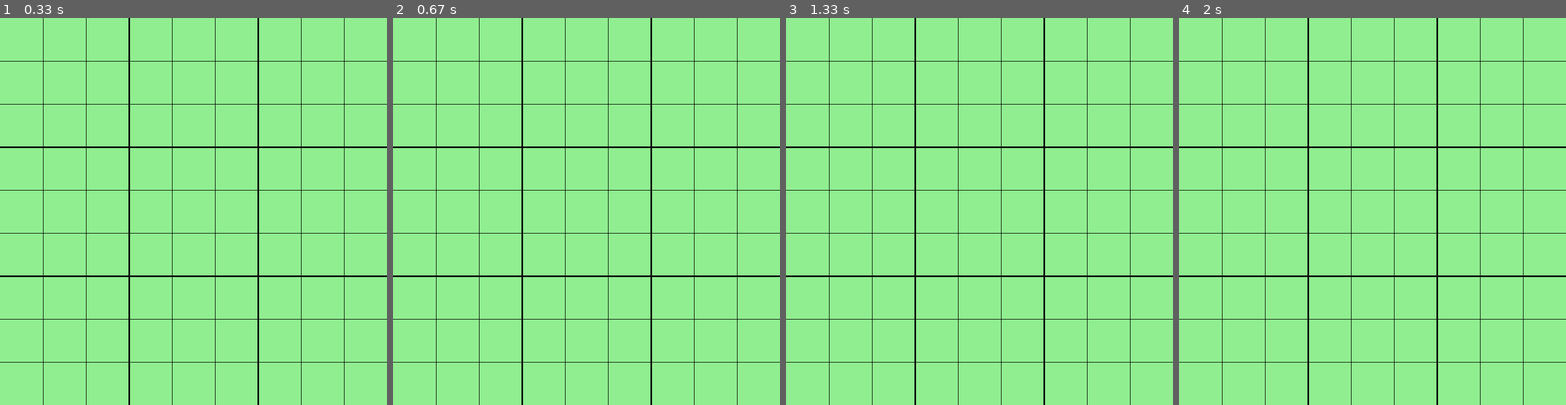
Above: before the commit, frames 1-4 (left to right).
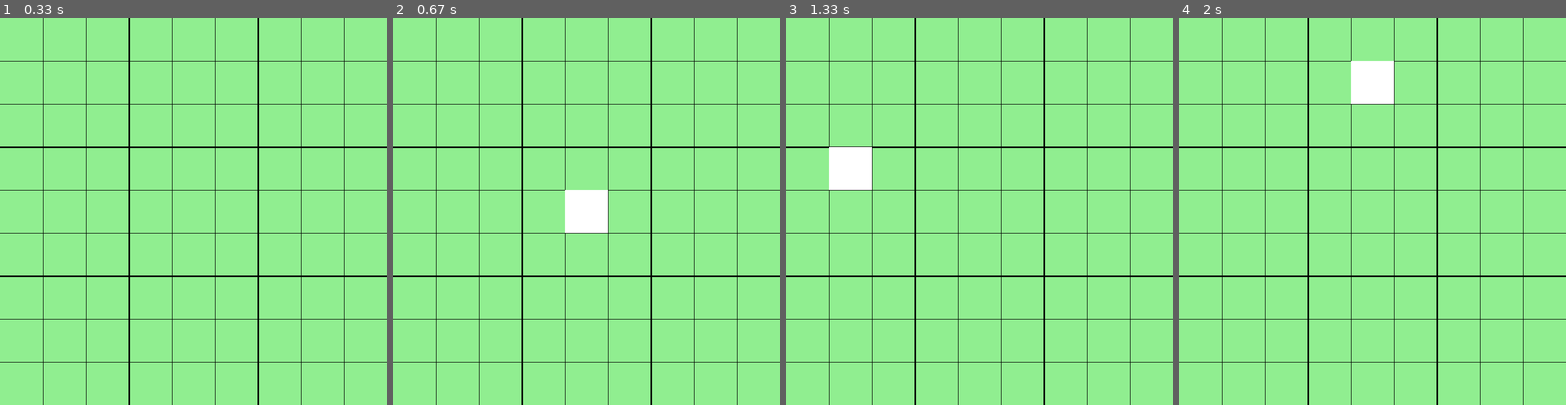
Above: after the commit, the same moments.

Repository: krintalbogdan/sudoku_pygame
Game: pygame game, started from main.py
The game is run twice, just before and just after one commit, with the same random seed, the same clock (stepped at 60 frames per second) and the same inputs.
Inputs (mouse positions are in pixels of both pictures, inside the frame that each line leads up to):
- Up to frame 1 (0.33 s): no input
- Up to frame 2 (0.67 s): click (586, 211) at 0.38 s
- Up to frame 3 (1.33 s): hold Esc 0.67-1.13 s; click (859, 153) at 1.22 s
- Up to frame 4 (2 s): click (1515, 346) at 1.55 s; click (1380, 79) at 1.88 s

Frame 1 is identical in both runs. In frame 2, 1.2% of the frame differs, in the area x 44-56%, y 44-56%; in frame 3, 1.2%; in frame 4, 1.2%.

Commit message:
added sketching and drawing for cells

Diff:
--- a/board.py
+++ b/board.py
@@ -45,13 +45,18 @@
         x = size[0] / 9
         y = size[1] / 9
         r = pygame.Rect(x*row, y*col, x, y)
-        pygame.draw.rect(surface = self.screen, rect=r)
+        pygame.draw.rect(surface = self.screen, rect=r, color = (255, 255, 255, 128))
 
     def click(self, x, y):
         # If a tuple of (x,y) coordinates is within the displayed board,
         # this function returns a tuple of the (row, col) of the cell which was clicked.
         # Otherwise, this function returns None.
-        pass
+        size = pygame.display.get_window_size()
+        cell_size = size[0] / 9
+        col = x//cell_size
+        row = y//cell_size
+
+        return (col, row)
 
     def clear(self):
         # Clears the value cell.
--- a/main.py
+++ b/main.py
@@ -12,12 +12,31 @@
         clock = pygame.time.Clock()
         running = True
         b = Board(9, 9, screen, 'easy')
+
+        selected_row = None
+        selected_col = None
+
         while running:
+
             for event in pygame.event.get():
+
                 if event.type == pygame.QUIT:
                     running = False # Stops the main loop
+
+                elif event.type == pygame.MOUSEBUTTONDOWN:
+                    x, y = event.pos
+                    selected_col, selected_row = b.click(x, y)
+
+                elif event.type == pygame.KEYDOWN:
+                    if event.key == pygame.K_ESCAPE:
+                        selected_col, selected_row = None, None
+
             screen.fill("light green")
             b.draw()
+
+            if selected_row is not None and selected_col is not None:
+                b.select(selected_col, selected_row)
+
             pygame.display.flip()
             clock.tick(60)
     finally:
Not shown, added: testing.ipynb
